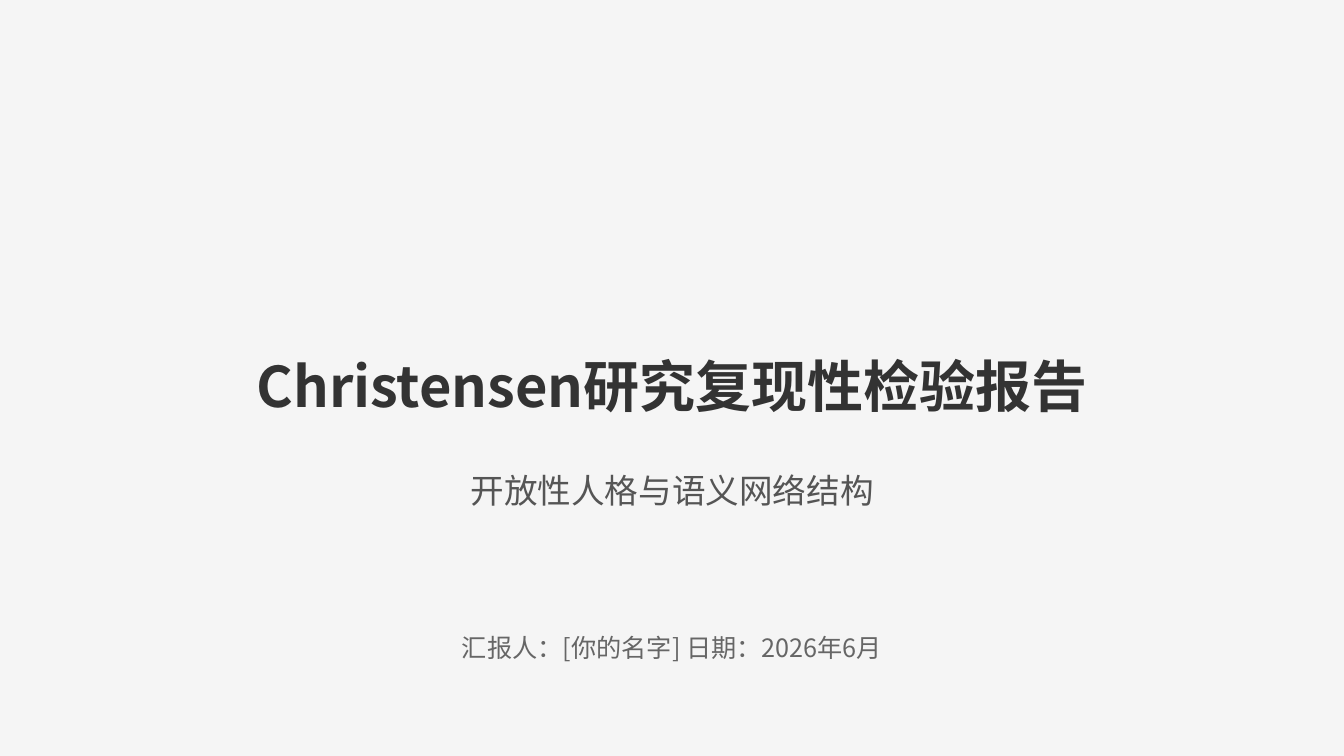
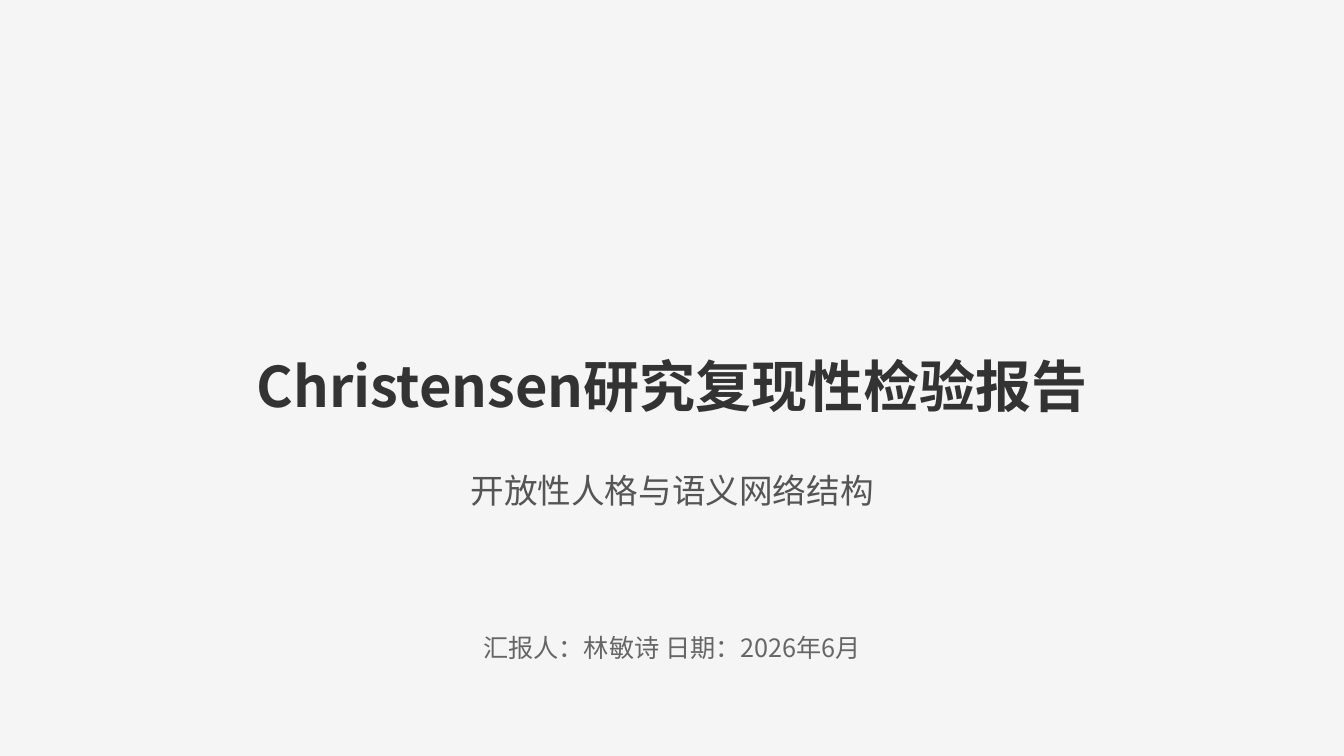
Before and after one commit to Mins-Lin/R-studio-course, a slide deck: slide 1 of R语言复现/Christensen研究复现性检验报告-3.pptx. Drawn at 1344x756 pixels with LibreOffice and Linux fonts; fonts in the diff are those of the drawing. Boxes give left, top, right and bottom in pixels: in the first picture for what was removed or moved away, otherwise in the second. Text is boxed around its words. In the diff, an @@ line names an element or a change of style, - is before the commit and + after.

```diff
--- a/R语言复现/Christensen研究复现性检验报告-3.pptx
+++ b/R语言复现/Christensen研究复现性检验报告-3.pptx
@@ text at (483,636,861,659): text changed @@
-汇报人：[你的名字] 日期：2026年6月
+汇报人：林敏诗 日期：2026年6月
```
